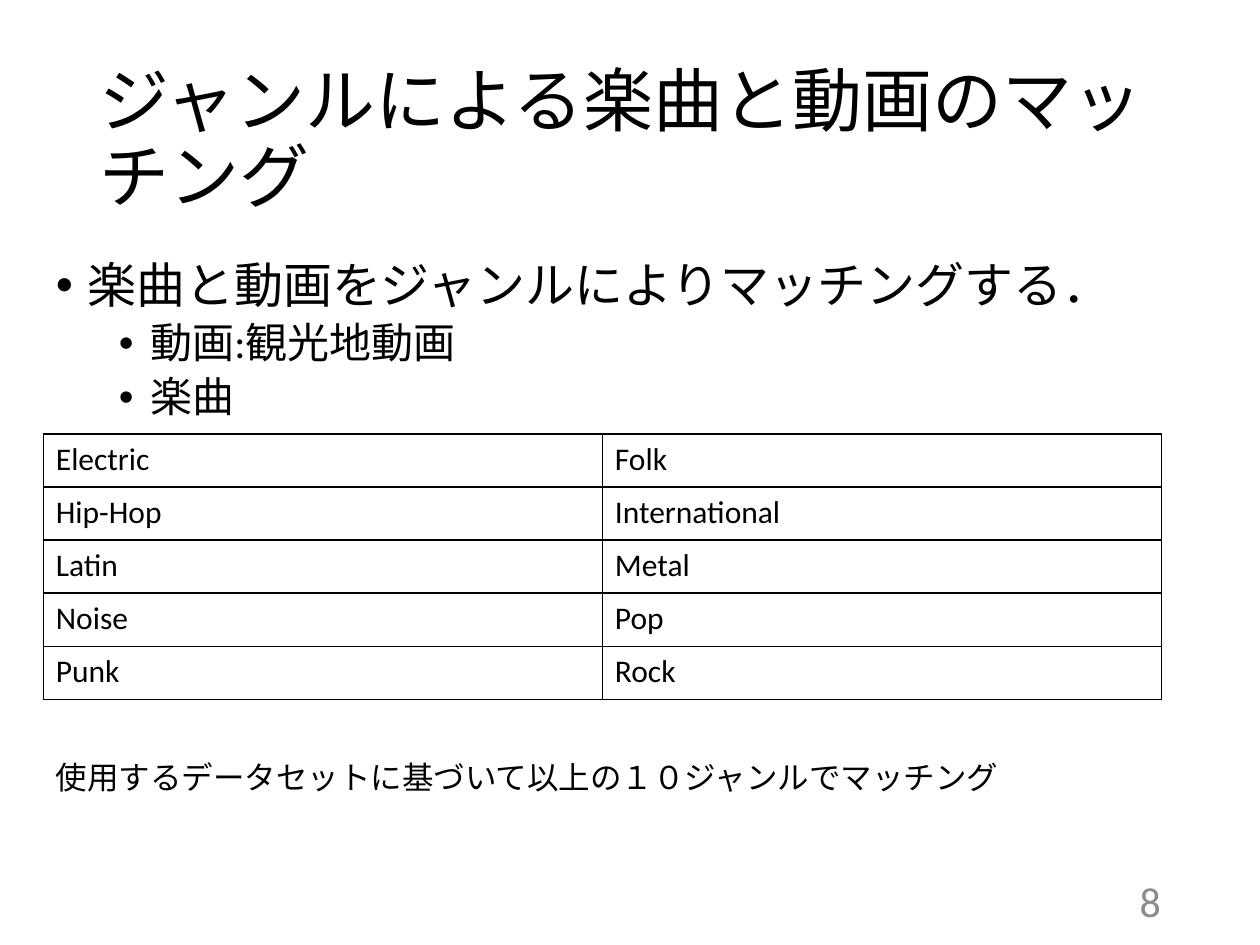
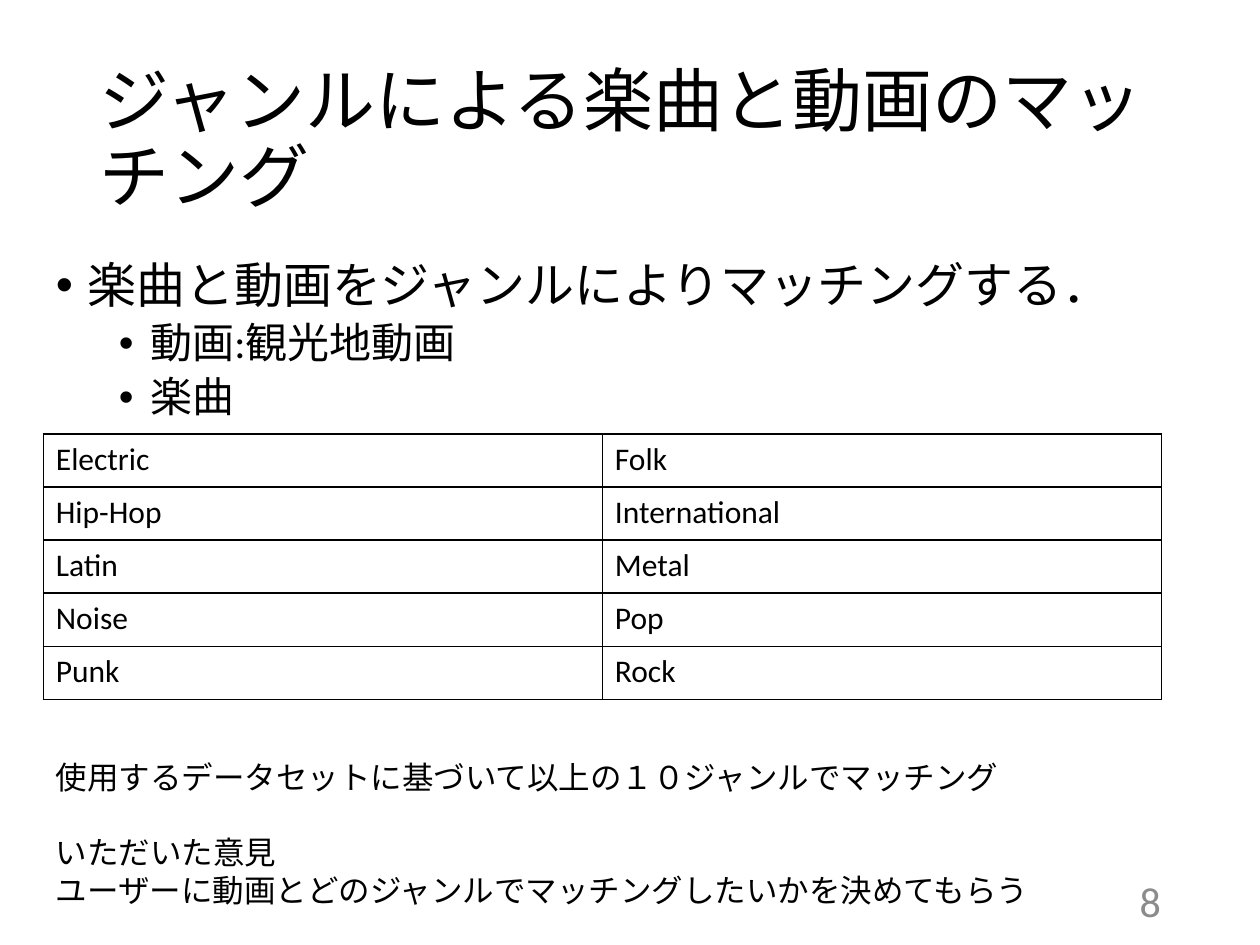
Before and after one commit to kait-takanolab/1821144-yoshii-thesis, a slide deck: slide 8 of 発表用スライド/1821144_yoshii_thesis_ver.pptx. Drawn at 1260x945 pixels with LibreOffice and Linux fonts; fonts in the diff are those of the drawing. Boxes give left, top, right and bottom in pixels: in the first picture for what was removed or moved away, otherwise in the second. Text is boxed around its words. In the diff, an @@ line names an element or a change of style, - is before the commit and + after.

```diff
--- a/発表用スライド/1821144_yoshii_thesis_ver.pptx
+++ b/発表用スライド/1821144_yoshii_thesis_ver.pptx
@@ text at (56,837,1029,905): paragraphs added @@
+いただいた意見
+ユーザーに動画とどのジャンルでマッチングしたいかを決めてもらう
```
Also in this commit, not shown: 1 other slide changed, 2 other files.
